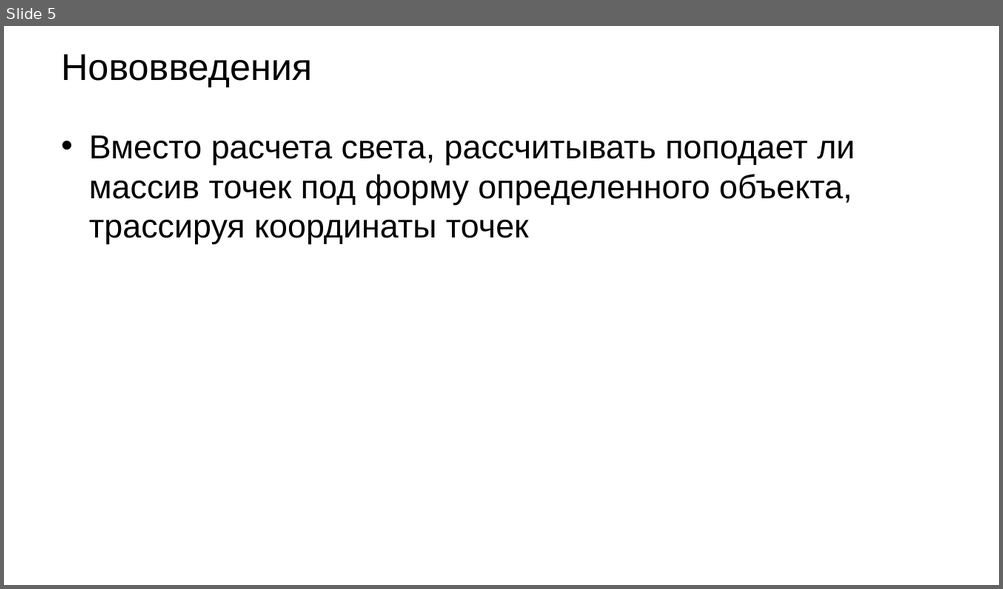
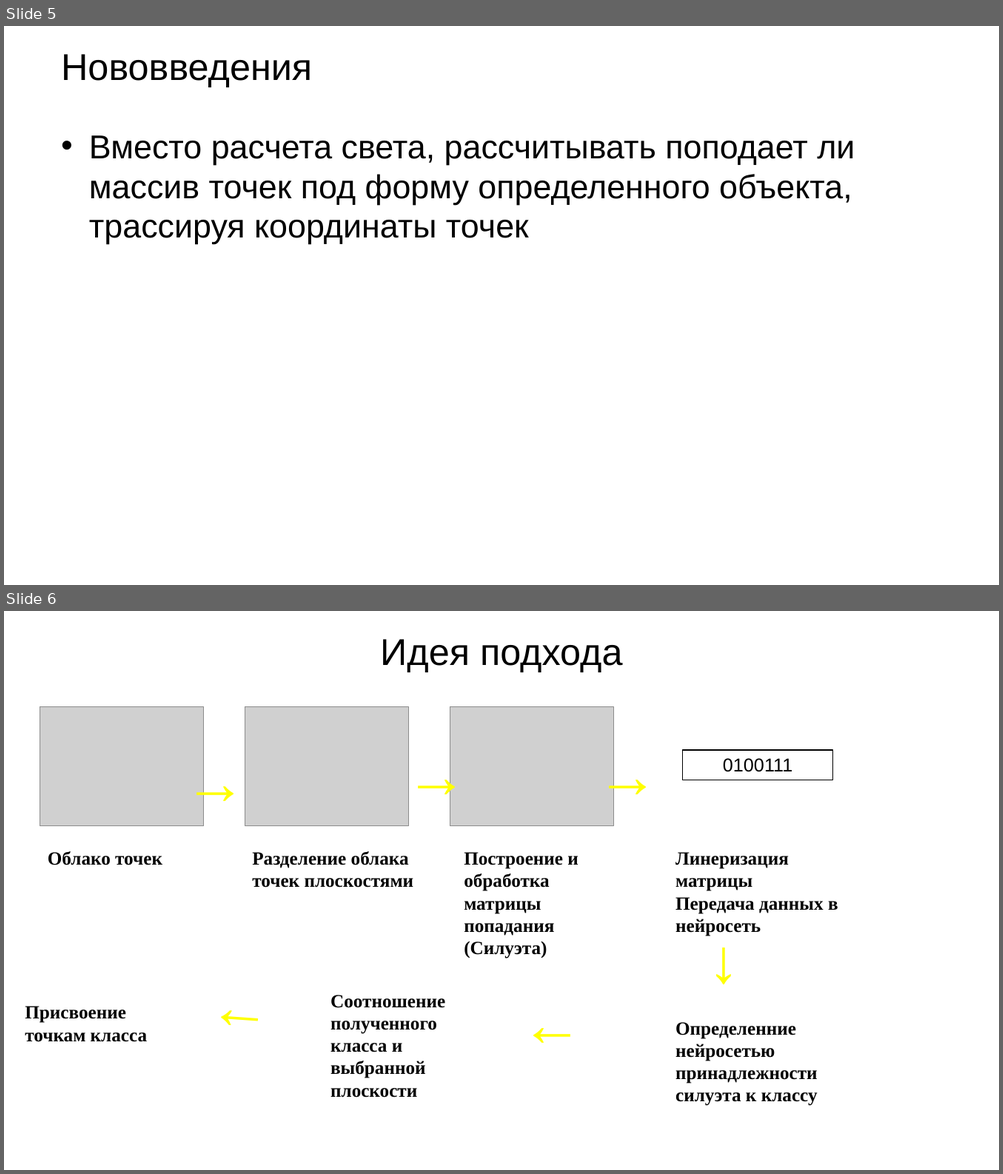
Before and after one commit to Dima3108/LaserScanningRecognition, a slide deck: Нейросеть для классификации облака точек.pptx. Shown one above the other, each under a label of ours: slide 5 before the commit, slides 5 and 6 after it. The pictures are 1003x589 and 1003x1174 pixels, drawn with LibreOffice and Linux fonts; fonts in the diff are those of the drawing; grey boxes stand for pictures; background and template pictures are left out. Boxes give left, top, right and bottom in pixels: in the first picture for what was removed or moved away, otherwise in the second. Text is boxed around its words. In the diff, an @@ line names an element or a change of style, - is before the commit and + after.

```diff
--- a/Нейросеть для классификации облака точек.pptx
+++ b/Нейросеть для классификации облака точек.pptx
@@ slide 6 added at <box>4,611,999,1170</box>, background picture (left out) @@
@@ title added at <box>380,639,623,672</box>, 36 pt, text #000000 @@
+Идея подхода
@@ picture added at <box>40,706,204,826</box> @@
@@ picture added at <box>245,706,408,826</box> @@
@@ picture added at <box>449,706,613,826</box> @@
@@ text added at <box>175,739,256,808</box>, 60 pt, text #FFFF00, bold @@
+→
@@ text added at <box>396,732,477,801</box>, 60 pt, text #FFFF00, bold @@
+→
@@ text added at <box>587,732,668,801</box>, 60 pt, text #FFFF00, bold @@
+→
@@ rectangle added at <box>683,750,833,780</box>, outline #000000 1 pt, 18 pt, text #000000 @@
+0100111
@@ text added at <box>48,851,162,866</box>, 18 pt, text #000000, bold @@
+Облако точек
@@ text added at <box>252,851,414,888</box>, 18 pt, text #000000, bold @@
+Разделение облака точек плоскостями
@@ text added at <box>464,852,578,959</box>, 18 pt, text #000000, bold @@
+Построение и обработка матрицы попадания
+(Силуэта)
@@ text added at <box>675,852,838,937</box>, 18 pt, text #000000, bold @@
+Линеризация матрицы
+Передача данных в нейросеть
@@ text added at <box>711,925,780,1006</box>, 60 pt, text #FFFF00, bold @@
+→
@@ text added at <box>25,1006,147,1042</box>, 18 pt, text #000000, bold @@
+Присвоение точкам класса
@@ text added at <box>196,1004,281,1078</box>, 60 pt, text #FFFF00, bold @@
+→
@@ text added at <box>330,995,445,1098</box>, 18 pt, text #000000, bold @@
+Соотношение полученного класса и выбранной плоскости
@@ text added at <box>444,1024,660,1092</box>, 60 pt, text #FFFF00, bold @@
+→
@@ text added at <box>675,1022,817,1106</box>, 18 pt, text #000000, bold @@
+Определенние нейросетью принадлежности силуэта к классу
```
Also in this commit, not shown: 1 other file.
